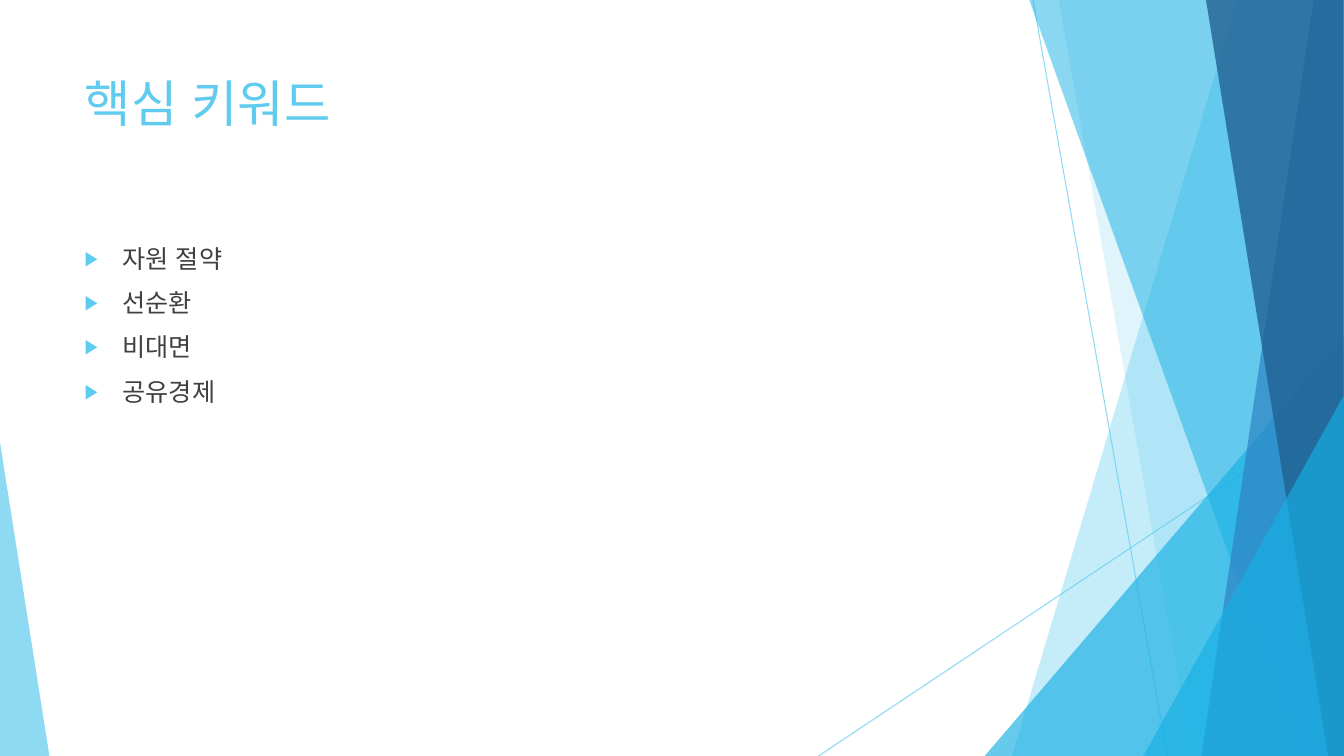
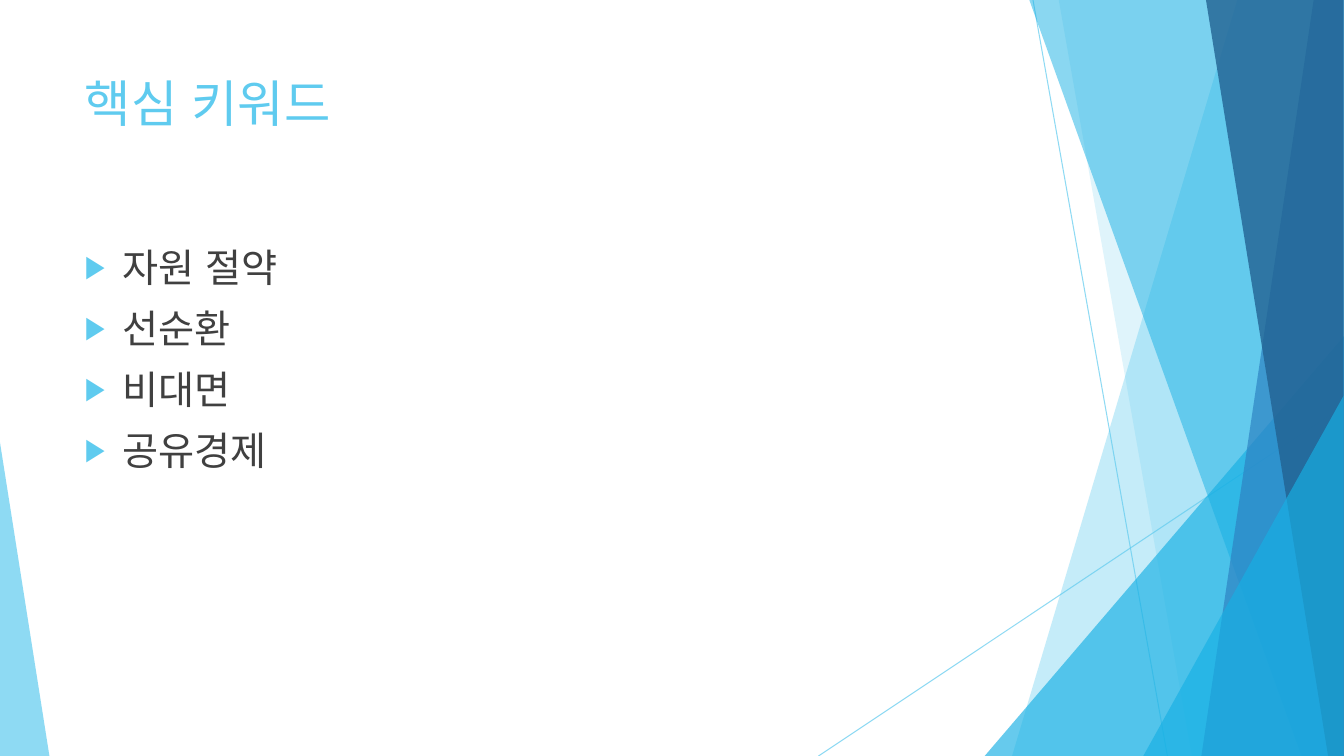
Before and after one commit to DYGames/ict_idea, a slide deck: slide 4 of ict_김도엽.pptx. Drawn at 1344x756 pixels with LibreOffice and Linux fonts; fonts in the diff are those of the drawing. Boxes give left, top, right and bottom in pixels: in the first picture for what was removed or moved away, otherwise in the second. Text is boxed around its words. In the diff, an @@ line names an element or a change of style, - is before the commit and + after.

```diff
--- a/ict_김도엽.pptx
+++ b/ict_김도엽.pptx
@@ text "자원 절약" at (x1=123, y1=249, x2=278, y2=468): size 18 to 28 pt @@
```
Also in this commit, not shown: 9 other slides changed, 1 slide removed.
